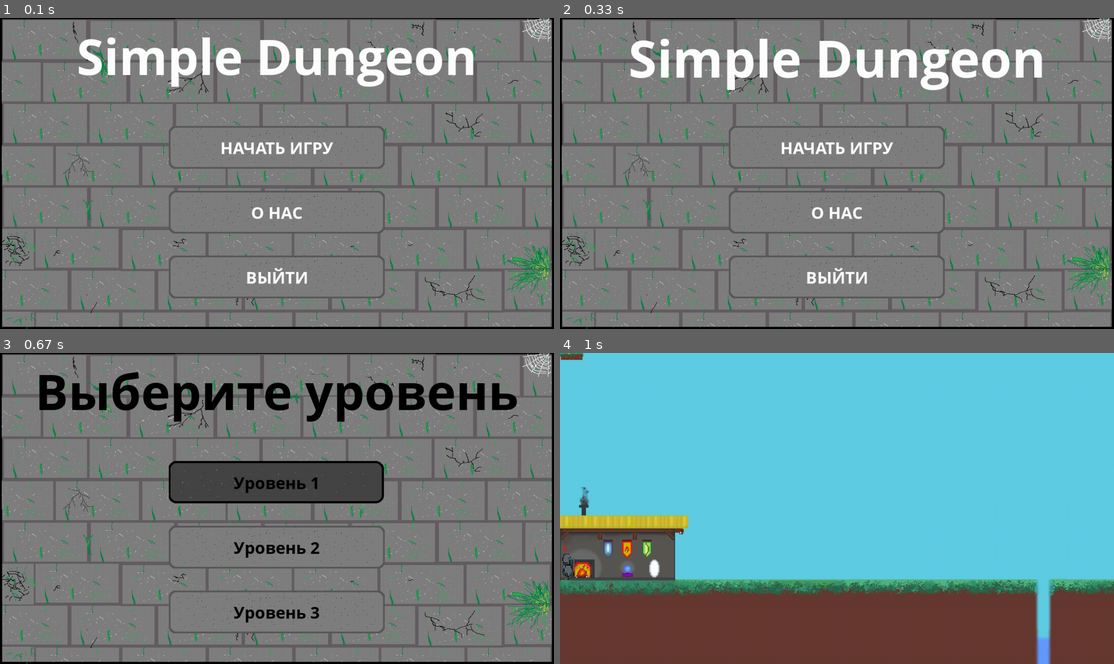
Above: before the commit, frames 1-4 (two rows, left to right).
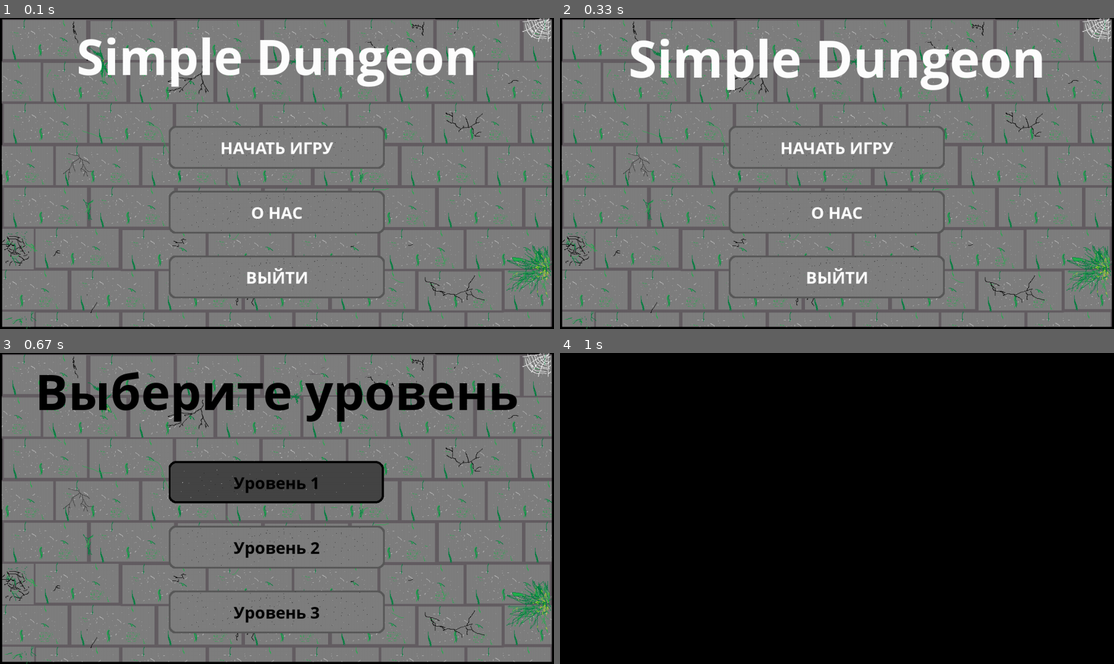
Above: after the commit, the same moments.

Repository: plov-cyber/Simple_Dungeon_PyGame
Game: pygame game, started from main.py
The game is run twice, just before and just after one commit, with the same random seed, the same clock (stepped at 60 frames per second) and the same inputs.
Inputs (mouse positions are in pixels of both pictures, inside the frame that each line leads up to):
- Up to frame 1 (0.1 s): no input
- Up to frame 2 (0.33 s): no input
- Up to frame 3 (0.67 s): click (277, 483) at 0.38 s
- Up to frame 4 (1 s): click (837, 483) at 0.72 s

Frames 1-3 are identical in both runs. In frame 4, 100% of the frame differs, in the area x 0-100%, y 0-100%.

Commit message:
Добавил взаимодействие игрока с платформами и падение на шипы.

Diff:
--- a/main.py
+++ b/main.py
@@ -54,7 +54,7 @@
     def __init__(self, x, y):
         """Инициализация платформы."""
         super().__init__(platforms, all_sprites)
-        self.image = PL_IMG
+        self.image = PLATF_IMG
         self.rect = self.image.get_rect()
         self.pos0 = (x, y)
         self.rect.x, self.rect.y = x, y
@@ -139,18 +139,20 @@
     def __init__(self, group, x, y):
         """Инициализация персонажа"""
         super().__init__(group)
-        self.image = pygame.transform.scale(load_image('knight.png'), (30, 80))
+        self.image = PLAYER_IMG
         self.rect = self.image.get_rect()
         self.rect.x, self.rect.y = x, y
         self.x = x
-        self.y0 = y
+        self.y0 = Y0
         self.turn = False
         self.jump = False
-        self.jump_height = 40
+        self.platform = False
+        self.jump_height = 50
+        self.jump_count = 0
+        self.vx = 5
 
     def move(self, x, y):
         """Движение персонажа."""
-        global level_x
         if x < self.x and not self.turn:
             self.image = pygame.transform.flip(self.image, 1, 0)
             self.turn = True
@@ -166,14 +168,32 @@
                 self.rect.x = (self.x + 256) % 1280
 
     def update(self):
-        """Обновление координат при прыжке."""
-        if self.jump:
-            if self.rect.y > self.y0 - self.jump_height:
-                self.rect.y -= 3
+        """Обновление координат персонажа при взаимодействии с ним."""
+        global now_screen
+        self.platform = False
+        for platform in now_level.platforms:
+            if platform.rect.x < self.rect.x + self.rect.width \
+                    and platform.rect.x + platform.rect.width > self.rect.x \
+                    and self.rect.y + self.rect.height <= platform.rect.y:
+                self.y0 = platform.rect.y - self.rect.height
+                self.platform = True
+        if not self.platform:
+            if 2280 < self.x < 2550:
+                self.y0 = 530
             else:
-                self.jump = False
-        elif self.rect.y < self.y0:
+                self.y0 = Y0
+                now_screen = GAME_OVER
+
+        if self.jump and self.jump_count + 3 < self.jump_height:
+            self.rect.y -= 3
+            self.jump_count += 3
+        elif not self.jump and self.rect.y <= self.y0 - 3:
             self.rect.y += 3
+            if self.y0 - self.rect.y < 3:
+                self.rect.y = self.y0
+        else:
+            self.jump = False
+            self.jump_count = 0
 
 
 class Button(pygame.sprite.Sprite):
@@ -204,10 +224,12 @@
 WIN_WIDTH = 1280
 WIN_HEIGHT = 720
 FPS = 60
+Y0 = 445
 MENU_SCREEN = 'menu_screen'
 ABOUT_SCREEN = 'about_screen'
 LVL_CH_SCREEN = 'level_choice_screen'
 LVL = 'level_screen'
+GAME_OVER = 'game_over'
 now_screen = MENU_SCREEN
 with open('sources/titres.txt', encoding='utf-8') as f:
     TITRES_TEXT = [i.strip() for i in f.readlines()]
@@ -235,7 +257,8 @@
 BACKGROUND = load_image('background.png')
 CLOUD_IMGS = [load_image('cloud1.png', (95, 205, 228)), load_image('cloud2.png', (95, 205, 228)),
               load_image('cloud3.png', (95, 205, 228))]
-PL_IMG = pygame.transform.scale(load_image('platform.png', (95, 205, 228)), (54, 16))
+PLATF_IMG = pygame.transform.scale(load_image('platform.png', (95, 205, 228)), (54, 16))
+PLAYER_IMG = pygame.transform.scale(load_image('knight.png'), (30, 80))
 
 # Загрузка звуков и музыки.
 load_sound(0, 'title_menu_music.mp3')
@@ -268,14 +291,17 @@
 level_x = 0
 now_level = None
 LEVELS = [Level(pygame.transform.scale(load_image('level_1.png'), (6144, 1440)), [],
-                [Platform(2306, 496), Platform(0, 0), Platform(0, 0)])]
+                [Platform(2306, 496), Platform(2405, 476), Platform(2497, 454)])]
 ticks = 0
+
+# Экран для game over'а.
+game_over_sc = pygame.Surface((WIN_WIDTH, WIN_HEIGHT))
 
 # Главный герой.
 hero = Hero(hero_group, 5, 445)
 
 # Экраны.
-SCREENS = {MENU_SCREEN: menu_screen, ABOUT_SCREEN: about_screen, LVL_CH_SCREEN: l_ch_screen, LVL: lvl_sc}
+SCREENS = {MENU_SCREEN: menu_screen, ABOUT_SCREEN: about_screen, LVL_CH_SCREEN: l_ch_screen, LVL: lvl_sc, GAME_OVER: game_over_sc}
 
 # Инициализация кнопок и объединение их в группы.
 for i in range(3):
@@ -357,10 +383,10 @@
             for btn in level_buttons:
                 if event.type == pygame.MOUSEBUTTONUP and event.button == 1 and btn.rect.collidepoint(event.pos):
                     btn_sound.play()
+                    pygame.mouse.set_visible(False)
                     if btn.title == 'Уровень 1':
                         now_level = LEVELS[0]
                         now_screen = LVL
-                        pygame.mouse.set_visible(False)
                     elif btn.title == 'Уровень 2':
                         pass
                     elif btn.title == 'Уровень 3':
@@ -386,9 +412,9 @@
         if keys[pygame.K_UP] and hero.rect.y == hero.y0:
             hero.jump = True
         if keys[pygame.K_RIGHT]:
-            hero.move(hero.x + 10, hero.rect.y)
+            hero.move(hero.x + hero.vx, hero.rect.y)
         if keys[pygame.K_LEFT]:
-            hero.move(hero.x - 10, hero.rect.y)
+            hero.move(hero.x - hero.vx, hero.rect.y)
 
         level.draw(lvl_sc)
         platforms.draw(lvl_sc)
Binary file added: sources/slime.png
